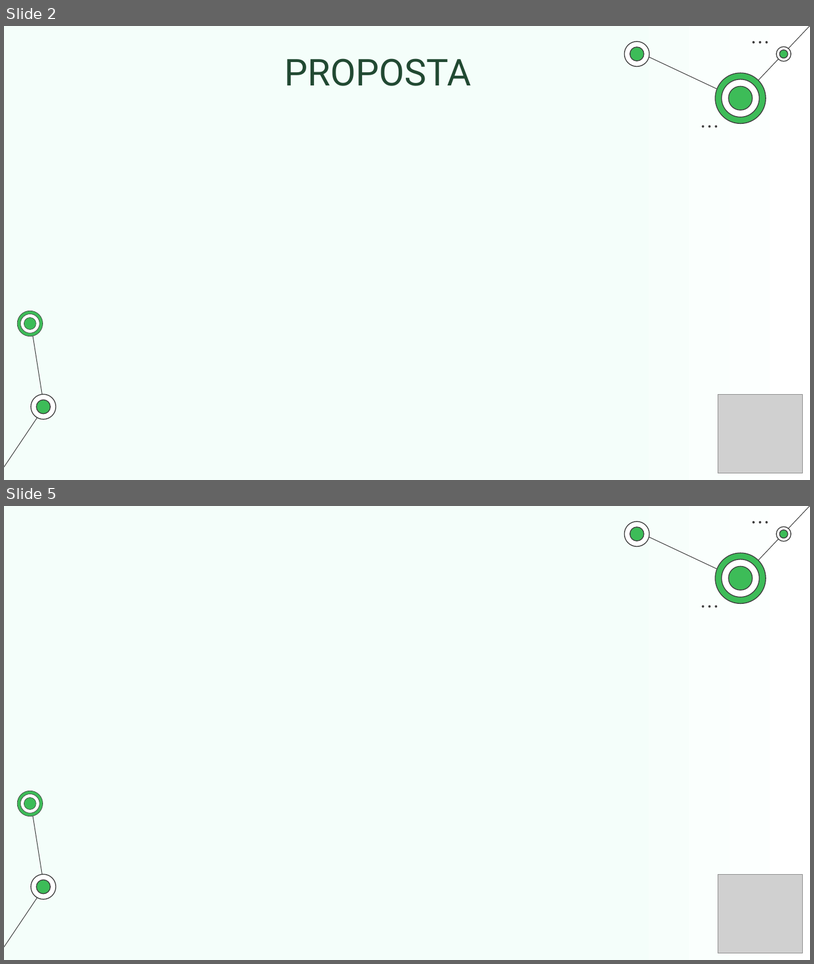
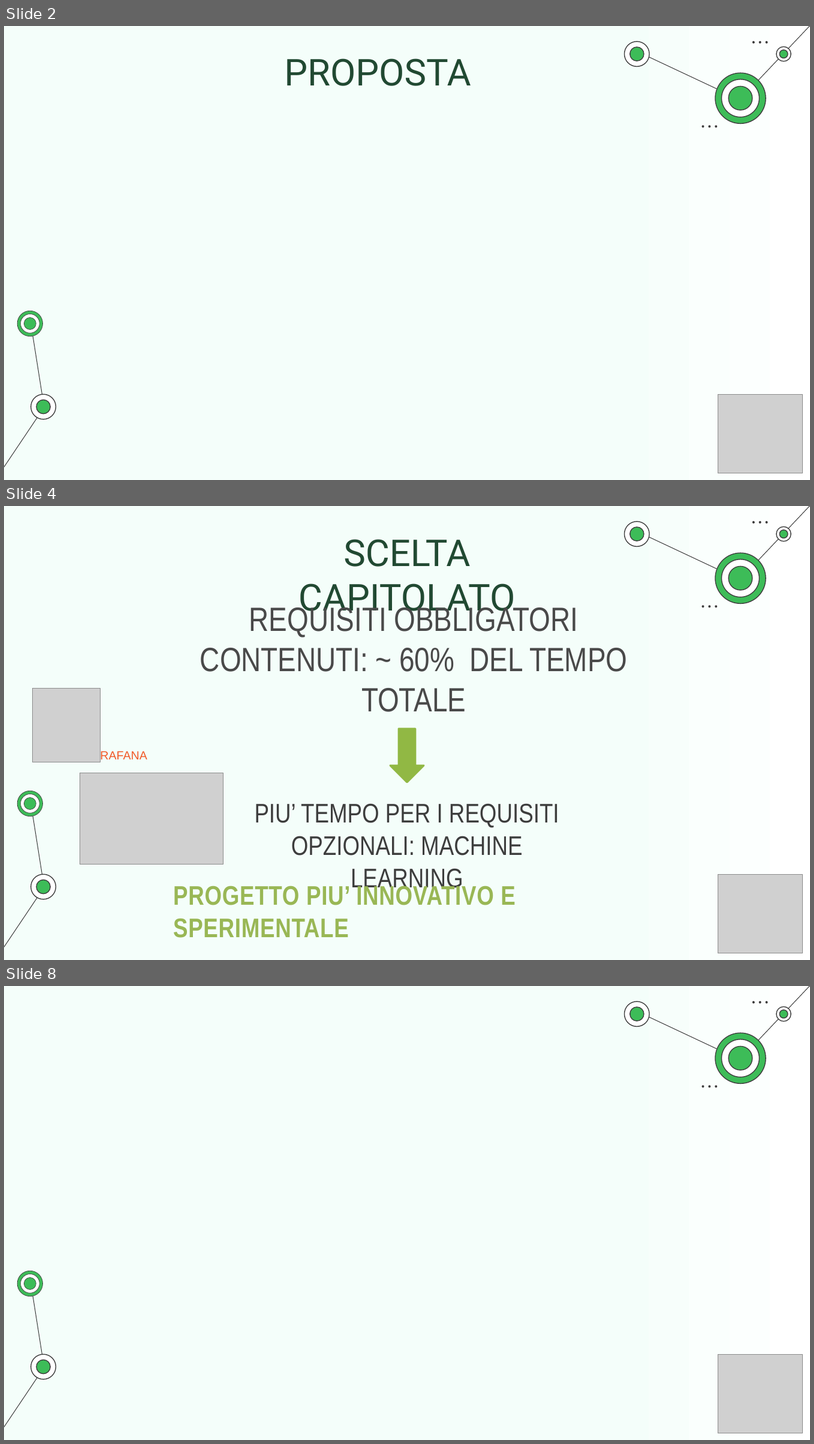
Before and after one commit to Club-Swendwich/Documenti, a slide deck: presentazioni/PresentazioneCandidatura.pptx. Shown one above the other, each under a label of ours: slides 2 and 5 before the commit, slides 2, 4 and 8 after it; the slides between them are not shown. The pictures are 814x964 and 814x1444 pixels, drawn with LibreOffice and Linux fonts; fonts in the diff are those of the drawing; grey boxes stand for pictures. Boxes give left, top, right and bottom in pixels: in the first picture for what was removed or moved away, otherwise in the second. Text is boxed around its words. In the diff, an @@ line names an element or a change of style, - is before the commit and + after.

Commit message:
commento possibile variazione doc Impegni + diapositive ppt scelta cap e grafici

```diff
--- a/presentazioni/PresentazioneCandidatura.pptx
+++ b/presentazioni/PresentazioneCandidatura.pptx
@@ slide 4 added at [4,506,810,960], background gradient #F4FEFA to #FFFFFF; not listed: 34 template elements that a slide beside it also shows @@
@@ title added at [299,539,515,619], 44 pt, text #214932 @@
+SCELTA CAPITOLATO
@@ text added at [200,604,627,712], 40 pt, text #494949 @@
+REQUISITI OBBLIGATORI CONTENUTI: ~ 60% DEL TEMPO TOTALE
@@ picture added at [32,688,100,762] @@
@@ right arrow added at [390,729,424,782], fill #91B844, outline #91B844 2 pt @@
@@ text added at [91,750,147,762], 14 pt, text #F15A29 @@
+GRAFANA
@@ picture added at [80,773,224,864] @@
@@ text added at [255,803,560,892], 32 pt, text #3D3D3D @@
+PIU’ TEMPO PER I REQUISITI OPZIONALI: MACHINE LEARNING
@@ text added at [173,883,515,937], 32 pt, text #99B755, bold @@
+PROGETTO PIU’ INNOVATIVO E SPERIMENTALE
@@ picture added at [719,874,803,953] @@
@@ what was slide 5 is now slide 8 @@
```
Also in this commit, not shown: 1 slide changed, 3 other slides added, 1 slide removed, 1 other file.
